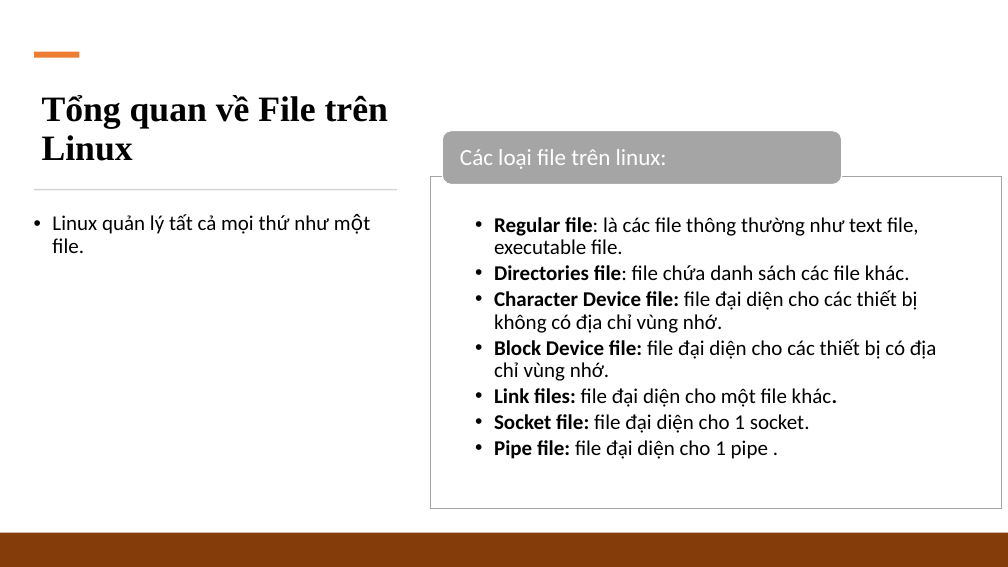
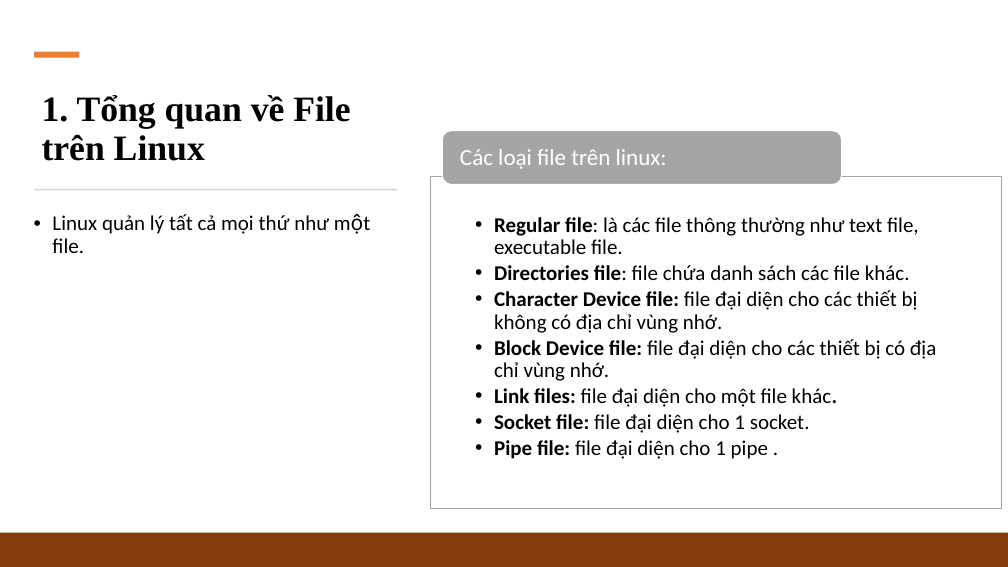
Before and after one commit to Slayder97/Linux-Programming-N-System, a slide deck: slide 3 of slides/2_Linux-File-System.pptx. Drawn at 1008x567 pixels with LibreOffice and Linux fonts; fonts in the diff are those of the drawing. Boxes give left, top, right and bottom in pixels: in the first picture for what was removed or moved away, otherwise in the second. Text is boxed around its words. In the diff, an @@ line names an element or a change of style, - is before the commit and + after.

Commit message:
Update Lesson2:  2_Linux-File-System

```diff
--- a/slides/2_Linux-File-System.pptx
+++ b/slides/2_Linux-File-System.pptx
@@ text at [42, 95, 350, 161]: text changed @@
-Tổng quan về File trên Linux
+1. Tổng quan về File trên Linux
```
Also in this commit, not shown: 9 other slides changed, 5 slides added, 16 other files.
